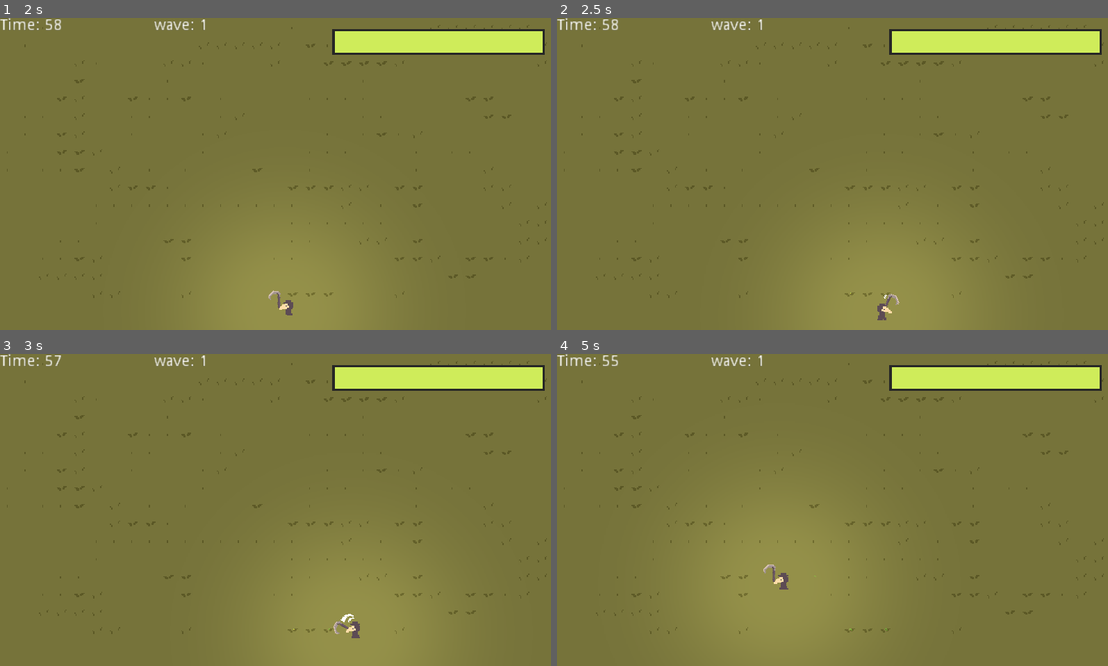
Above: before the commit, frames 1-4 (two rows, left to right).
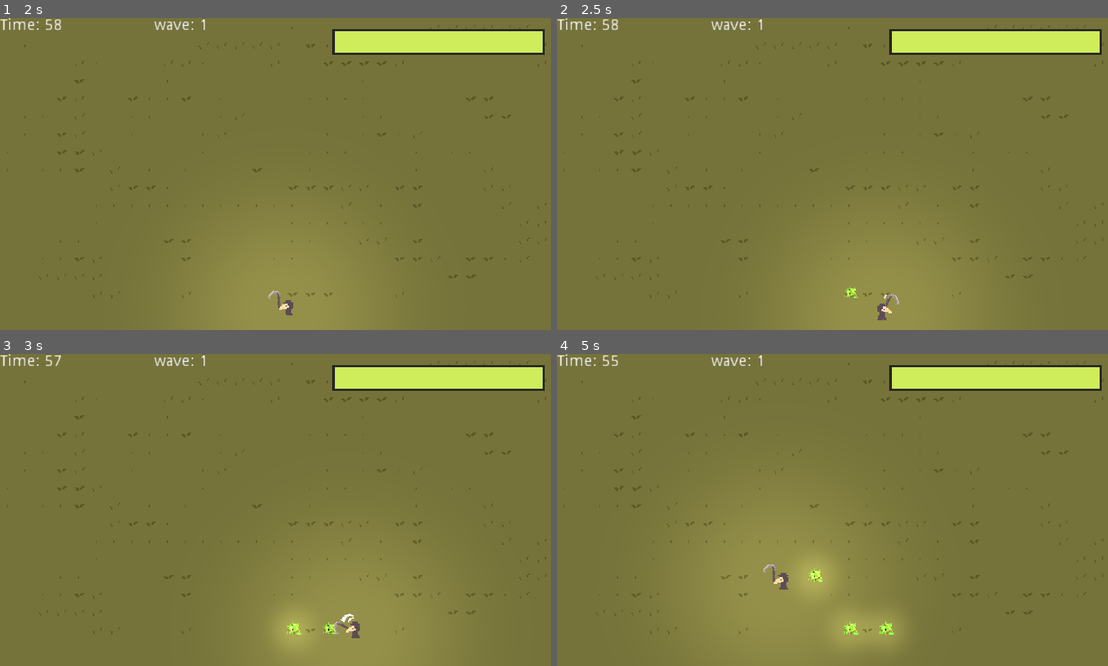
Above: after the commit, the same moments.

Repository: AJ08Coder/LudumDare52
Game: Godot game, scene res://Enviroment/World.tscn
The game is run twice, just before and just after one commit, with the same random seed, the same clock (stepped at 60 frames per second) and the same inputs.
Inputs (mouse positions are in pixels of both pictures, inside the frame that each line leads up to):
- Up to frame 1 (2 s): tap Enter at 0.5 s; move the mouse to (121, 52) at 0.52 s; press the mouse at (121, 52) at 0.53 s; hold D (move_right) 0.53-1.28 s; move the mouse to (165, 189) at 1.27 s; release the mouse at (165, 189) at 1.28 s; hold S (move_down) from 1.28 s (still down); click (165, 189) at 1.35 s
- Up to frame 2 (2.5 s): tap Space at 2 s; move the mouse to (893, 105) at 2.02 s; release S (move_down) at 2.03 s; hold D (move_right) from 2.03 s (still down); hold E (plant) from 2.03 s (still down); click (893, 105) at 2.3 s
- Up to frame 3 (3 s): move the mouse to (247, 572) at 2.77 s; release D (move_right) at 2.78 s; release E (plant) at 2.78 s; hold W (move_up) from 2.78 s (still down); click (247, 572) at 2.85 s
- Up to frame 4 (5 s): move the mouse to (1003, 556) at 3.52 s; release W (move_up) at 3.53 s; press the mouse at (1003, 556) at 3.53 s; hold A (move_left) from 3.53 s (still down); move the mouse to (667, 463) at 4.27 s; release the mouse at (667, 463) at 4.28 s; tap E (plant) at 4.35 s; click (667, 463) at 4.55 s

Frame 1 is identical in both runs. In frame 2, less than 0.1% of the frame differs, in the area x 52-55%, y 85-90%; in frame 3, 0.3%; in frame 4, 0.9%, in the area x 44-62%, y 67-93%.

Commit message:
Justin fixed this for me

Diff:
--- a/Characters/Player/Player.gd
+++ b/Characters/Player/Player.gd
@@ -23,7 +23,7 @@
 	emit_signal("health_changed", health)
 
 
-func give_buff(type):
+func give_buff(type: int):
 
 	if type == Global.crop_types.SPEED:
 		print("I AM SPEED")
--- a/Enviroment/Crop.gd
+++ b/Enviroment/Crop.gd
@@ -1,7 +1,8 @@
 extends Node2D
 
 
-onready var type = Global.crop_types.keys()[randi() % Global.crop_types.size()]
+onready var type = Global.crop_types.get(Global.crop_types.keys()[randi() % Global.crop_types.size()])
+
 
 
 func take_damage(hitbox):
--- a/Enviroment/Crop.tscn
+++ b/Enviroment/Crop.tscn
@@ -35,7 +35,7 @@
 "times": PoolRealArray( 0, 30 ),
 "transitions": PoolRealArray( 1, 1 ),
 "update": 0,
-"values": [ Color( 1, 1, 1, 0.470588 ), Color( 1, 1, 1, 1 ) ]
+"values": [ Color( 1, 1, 1, 0.0784314 ), Color( 1, 1, 1, 1 ) ]
 }
 tracks/2/type = "value"
 tracks/2/path = NodePath("CollectArea/CollisionShape2D:disabled")
@@ -138,5 +138,6 @@
 
 [node name="AnimationPlayer" type="AnimationPlayer" parent="."]
 autoplay = "Grow"
+playback_speed = 59.54
 anims/Grow = SubResource( 2 )
 anims/RESET = SubResource( 3 )
